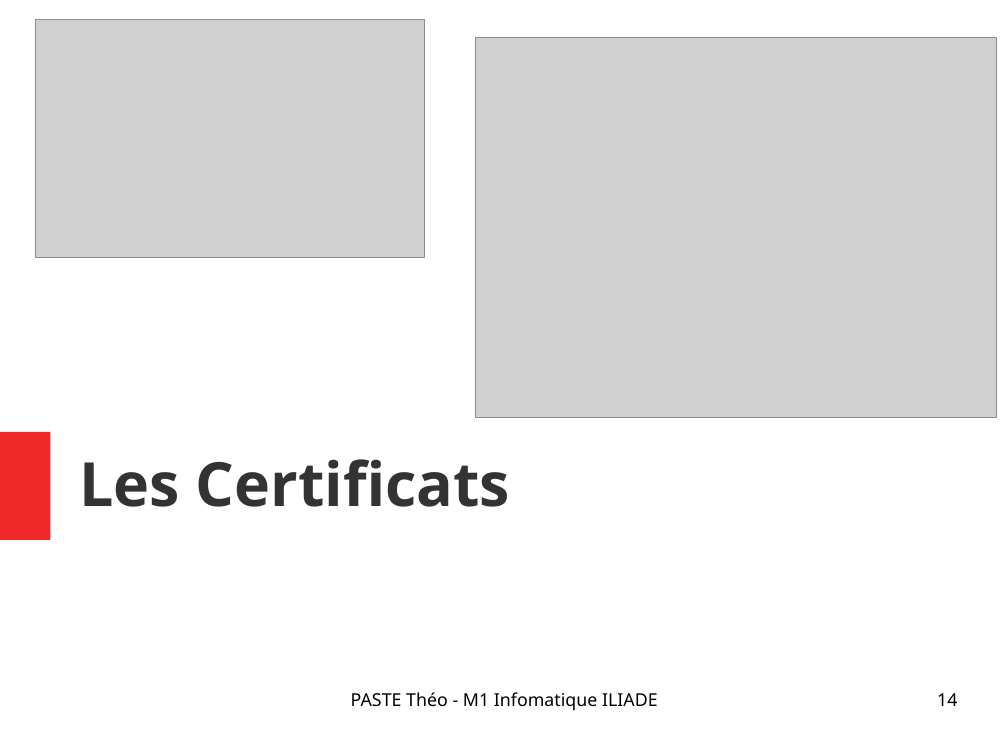
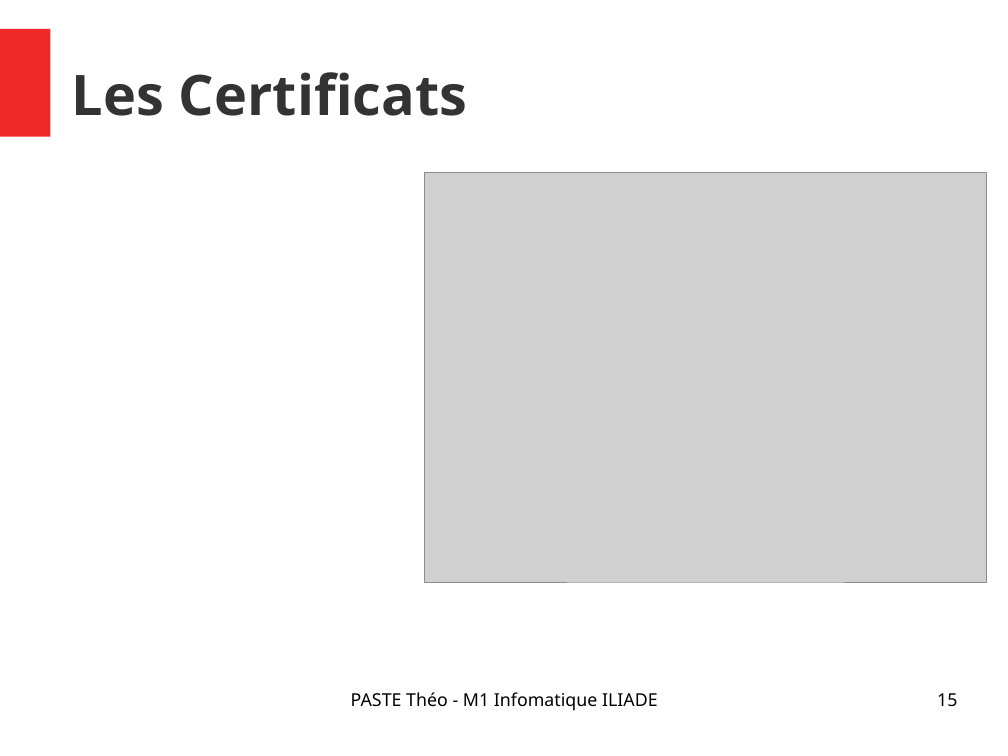
Before and after one commit to Narrateur/Rapport_de_Stage_M1, a slide deck: slide 15 of .gitbook/assets/Presentation_PASTE_Theo.odp (slide 14 before the commit). Drawn at 1008x756 pixels with LibreOffice and Linux fonts; fonts in the diff are those of the drawing; grey boxes stand for pictures. Boxes give left, top, right and bottom in pixels: in the first picture for what was removed or moved away, otherwise in the second. Text is boxed around its words. In the diff, an @@ line names an element or a change of style, - is before the commit and + after.

```diff
--- a/.gitbook/assets/Presentation_PASTE_Theo.odp
+++ b/.gitbook/assets/Presentation_PASTE_Theo.odp
@@ rectangle: place and size @@
-rectangle at bbox=[0, 432, 50, 540]
+rectangle at bbox=[0, 28, 50, 136]
@@ picture removed at bbox=[36, 19, 424, 257] @@
@@ title "Les Certificats": place and size @@
-title "Les Certificats" at bbox=[79, 459, 510, 507]
+title "Les Certificats" at bbox=[72, 72, 467, 116]
@@ title "Les Certificats" at bbox=[72, 72, 467, 116]: size 48 to 44 pt @@
@@ picture: place and size @@
-picture at bbox=[476, 38, 997, 417]
+picture at bbox=[425, 173, 987, 583]
@@ page number at bbox=[937, 693, 957, 707]: text changed @@
-14
+15
```
Also in this commit, not shown: 12 other slides changed, 1 slide added, 2 other files.
